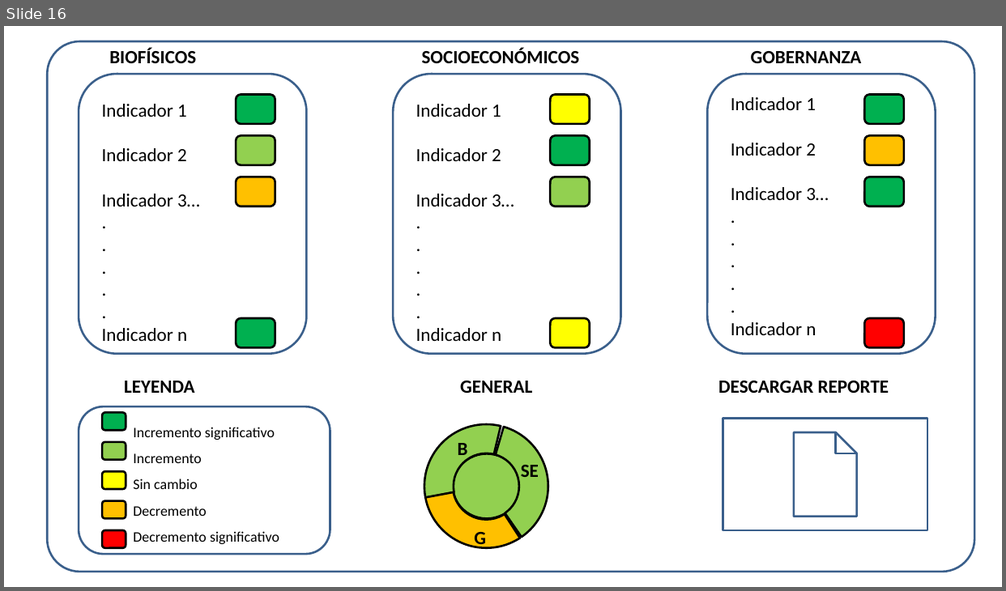
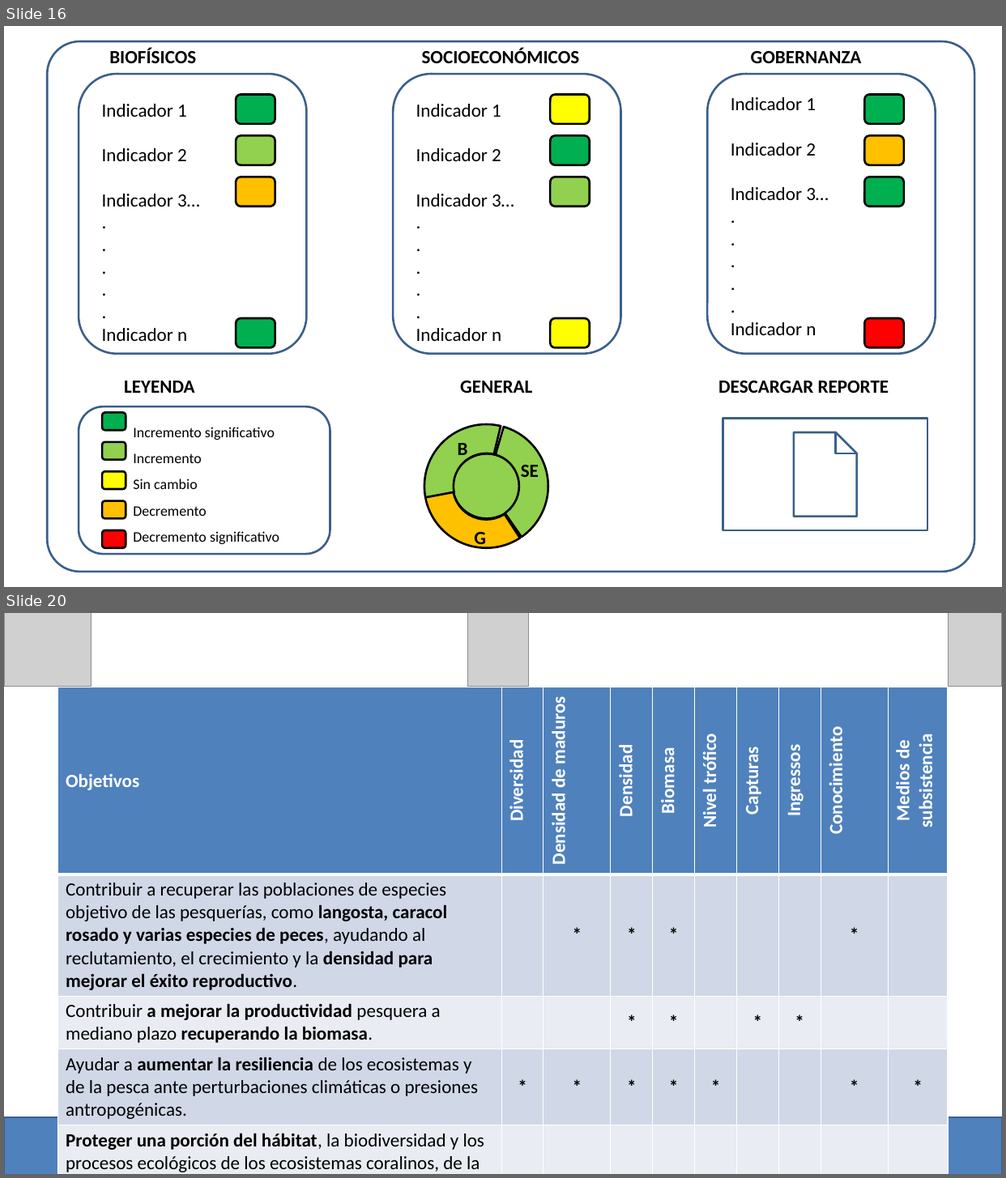
Before and after one commit to turfeffect/Docs, a slide deck: Presentations/Workshop in Mexico/Mexico Workshop.pptx. Shown one above the other, each under a label of ours: slide 16 before the commit, slides 16 and 20 after it; the slides between them are not shown. The pictures are 1006x591 and 1006x1178 pixels, drawn with LibreOffice and Linux fonts; fonts in the diff are those of the drawing; grey boxes stand for pictures. Boxes give left, top, right and bottom in pixels: in the first picture for what was removed or moved away, otherwise in the second. Text is boxed around its words. In the diff, an @@ line names an element or a change of style, - is before the commit and + after.

Commit message:
Presentation with table options

```diff
--- a/Presentations/Workshop in Mexico/Mexico Workshop.pptx
+++ b/Presentations/Workshop in Mexico/Mexico Workshop.pptx
@@ slide 20 added at (4, 613, 1002, 1174), background #FFFFFF @@
@@ table added at (58, 687, 948, 1174), 5 rows, 10 columns @@
+Objetivos | Diversidad | Densidad de maduros | Densidad | Biomasa | Nivel trófico | Capturas | Ingressos | Conocimiento | Medios de subsistencia
+Contribuir a recuperar las poblaciones de especies objetivo de las pesquerías, como langosta, caracol rosado y varias especies de peces, ayudando al reclutamiento, el crecimiento y la densidad para mejorar el éxito reproductivo. |  | * | * | * |  |  |  | * | 
+Contribuir a mejorar la productividad pesquera a mediano plazo recuperando la biomasa. |  |  | * | * |  | * | * |  | 
+Ayudar a aumentar la resiliencia de los ecosistemas y de la pesca ante perturbaciones climáticas o presiones antropogénicas. | * | * | * | * | * |  |  | * | *
+Proteger una porción del hábitat, la biodiversidad y los procesos ecológicos de los ecosistemas coralinos, de la laguna arrecifal y de los humedales, con la restauración de sus funciones tróficas de importancia para las especies comerciales pesqueras. |  |  |  |  |  |  |  | * | *
@@ group added at (4, 613, 1002, 1174): 3 pictures, 1 rectangle @@
```
Also in this commit, not shown: 2 other slides added, 1 slide removed.
